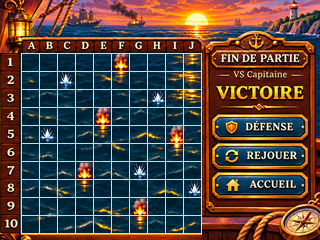
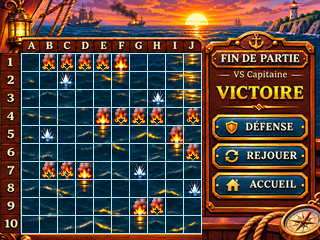
Two versions of the same layered image (320×240). Layer-by-layer changes:
added layer "TOUCHÉ H9 — ajout indépendant" above "TOUCHÉ C7 — ajout indépendant" over [150,198,165,215]
added layer "TOUCHÉ C7 — ajout indépendant" above "TOUCHÉ B7 — ajout indépendant" over [60,162,75,179]
added layer "TOUCHÉ B7 — ajout indépendant" above "TOUCHÉ J6 — ajout indépendant" over [42,162,57,179]
added layer "TOUCHÉ J6 — ajout indépendant" above "TOUCHÉ J4 — ajout indépendant" over [186,144,201,161]
added layer "TOUCHÉ J4 — ajout indépendant" above "TOUCHÉ H4 — ajout indépendant" over [186,108,201,125]
added layer "TOUCHÉ H4 — ajout indépendant" above "TOUCHÉ G4 — ajout indépendant" over [150,108,165,125]
added layer "TOUCHÉ G4 — ajout indépendant" above "TOUCHÉ F4 — ajout indépendant" over [132,108,147,125]
added layer "TOUCHÉ F4 — ajout indépendant" above "TOUCHÉ E1 — ajout indépendant" over [114,108,129,125]
added layer "TOUCHÉ E1 — ajout indépendant" above "TOUCHÉ D1 — ajout indépendant" over [96,54,111,71]
added layer "TOUCHÉ D1 — ajout indépendant" above "TOUCHÉ C1 — ajout indépendant" over [78,54,93,71]
added layer "TOUCHÉ C1 — ajout indépendant" above "TOUCHÉ B1 — ajout indépendant" over [60,54,75,71]
added layer "TOUCHÉ B1 — ajout indépendant" above "DIAGNOSTIC — repères uniquement (MASQUÉ)" over [42,54,57,71]
painted on "Réglette 1–10 — boiseries du visuel source" over [5,58,18,227]
